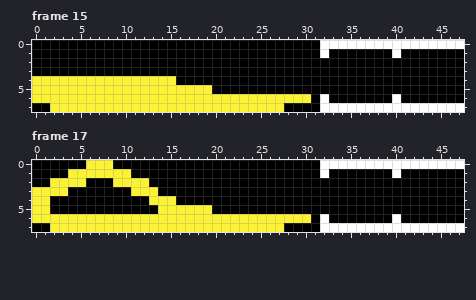
Two states of a pixel-art file, Leds/Face designs/Animation Sprites/Power on.aseprite. The first picture shows the starting point.
48x8 pixels, 17 frames. Shown: frame 15, frame 17. The commit also changed other frames, which this record leaves out.
The same view after the edit:
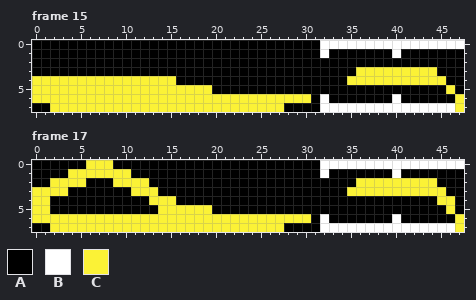
Palette (. is transparent): A #000000  B #ffffff  C #fbf236
The edit:
{"where": "frame 15, layer \"Layer 1\""}
{"frame":15,"y":3,"x":36,"old":"AAAAAAAAA","new":"CCCCCCCCC"}
{"frame":15,"y":4,"x":35,"old":"AAAAAAAAAAA","new":"CCCCCCCCCCC"}
{"frame":15,"y":5,"x":46,"old":"A","new":"C"}
{"frame":15,"y":6,"x":47,"old":"A","new":"C"}
{"frame":15,"y":7,"x":47,"old":"B","new":"C"}
{"where": "frame 17, layer \"Layer 1\""}
{"frame":17,"y":2,"x":36,"old":"AAAAAAAAA","new":"CCCCCCCCC"}
{"frame":17,"y":3,"x":35,"old":"AAAAAAAAAAA","new":"CCCCCCCCCCC"}
{"frame":17,"y":4,"x":45,"old":"AA","new":"CC"}
{"frame":17,"y":5,"x":46,"old":"A","new":"C"}
{"frame":17,"y":6,"x":47,"old":"A","new":"C"}
{"frame":17,"y":7,"x":47,"old":"B","new":"C"}
